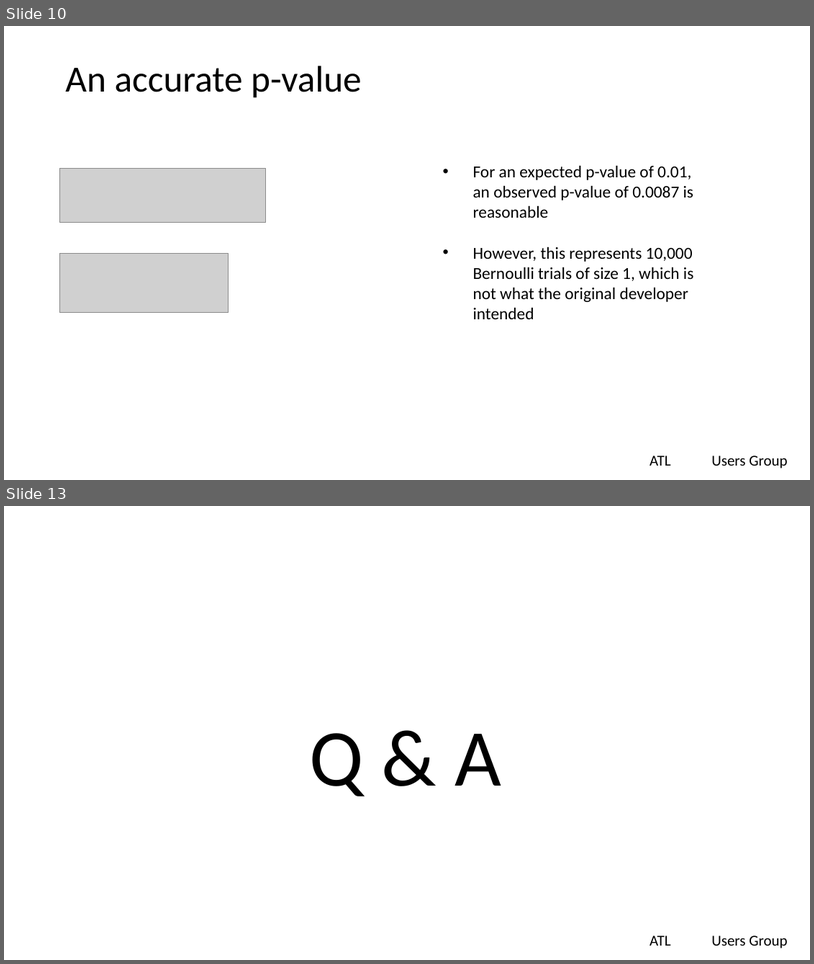
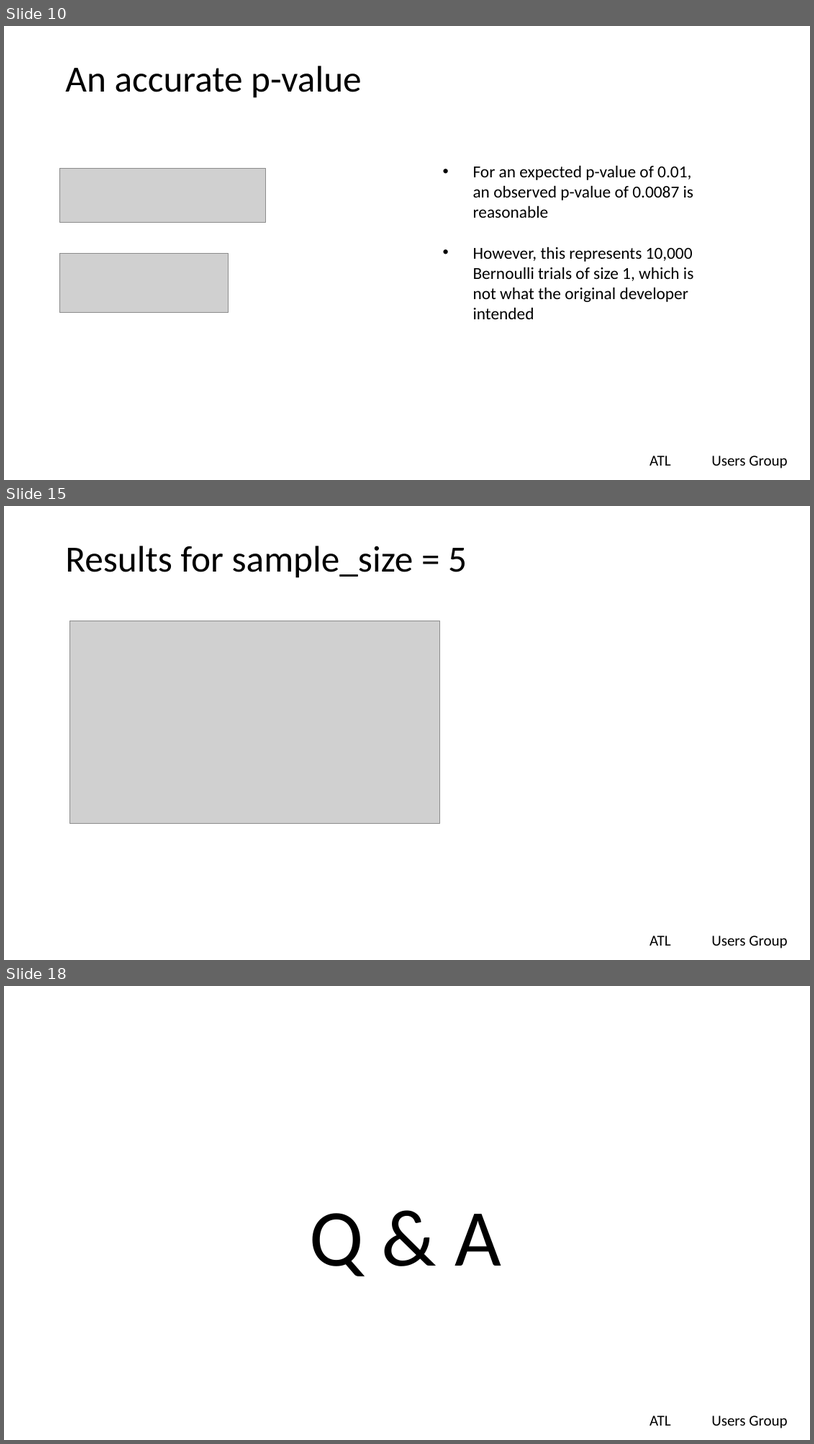
Before and after one commit to lgreski/communications, a slide deck: presentations/debuggingBernoulliTrials.pptx. Shown one above the other, each under a label of ours: slides 10 and 13 before the commit, slides 10, 15 and 18 after it; the slides between them are not shown. The pictures are 814x964 and 814x1444 pixels, drawn with LibreOffice and Linux fonts; fonts in the diff are those of the drawing; grey boxes stand for pictures; background and template pictures are left out. Boxes give left, top, right and bottom in pixels: in the first picture for what was removed or moved away, otherwise in the second. Text is boxed around its words. In the diff, an @@ line names an element or a change of style, - is before the commit and + after.

Commit message:
final version of presentation, minor edits to code. Add graphics by sample size for regular and adjusted Wald confidence intervals

```diff
--- a/presentations/debuggingBernoulliTrials.pptx
+++ b/presentations/debuggingBernoulliTrials.pptx
@@ slide 15 added at (4,506,810,960), background #FFFFFF; not listed: 2 template elements that a slide beside it also shows @@
@@ title added at (65,546,467,578), 44 pt, text #000000 @@
+Results for sample_size = 5
@@ picture added at (70,620,440,823) @@
@@ what was slide 13 is now slide 18 @@
```
Also in this commit, not shown: 9 slides changed, 5 other slides added, 1 slide removed, 2 other files.
